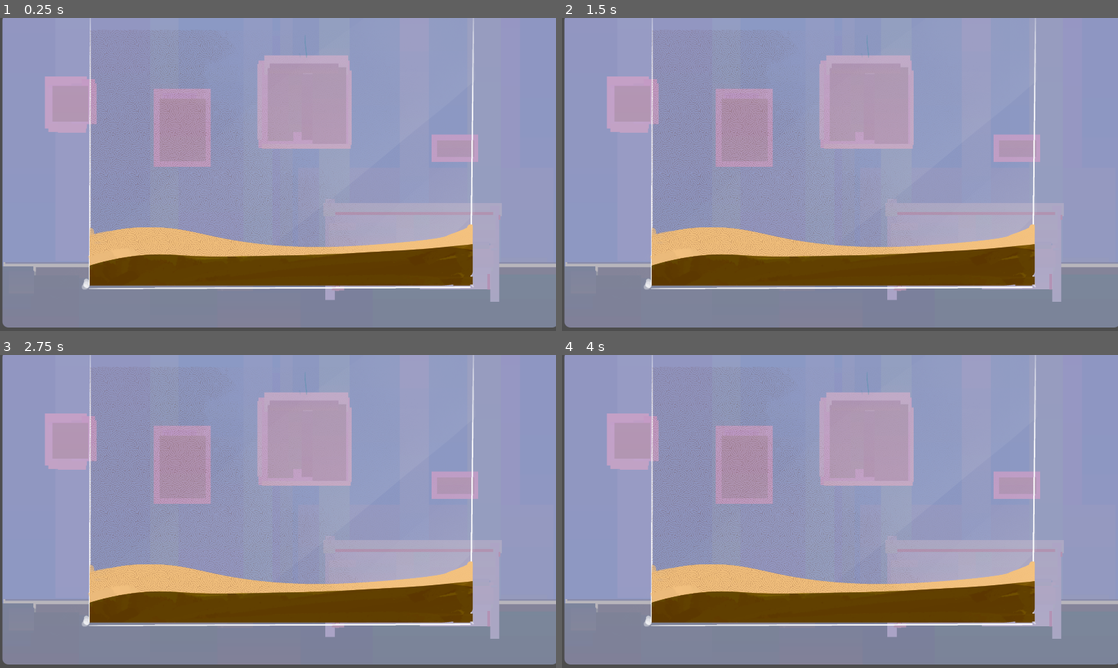
Above: before the commit, frames 1-4 (two rows, left to right).
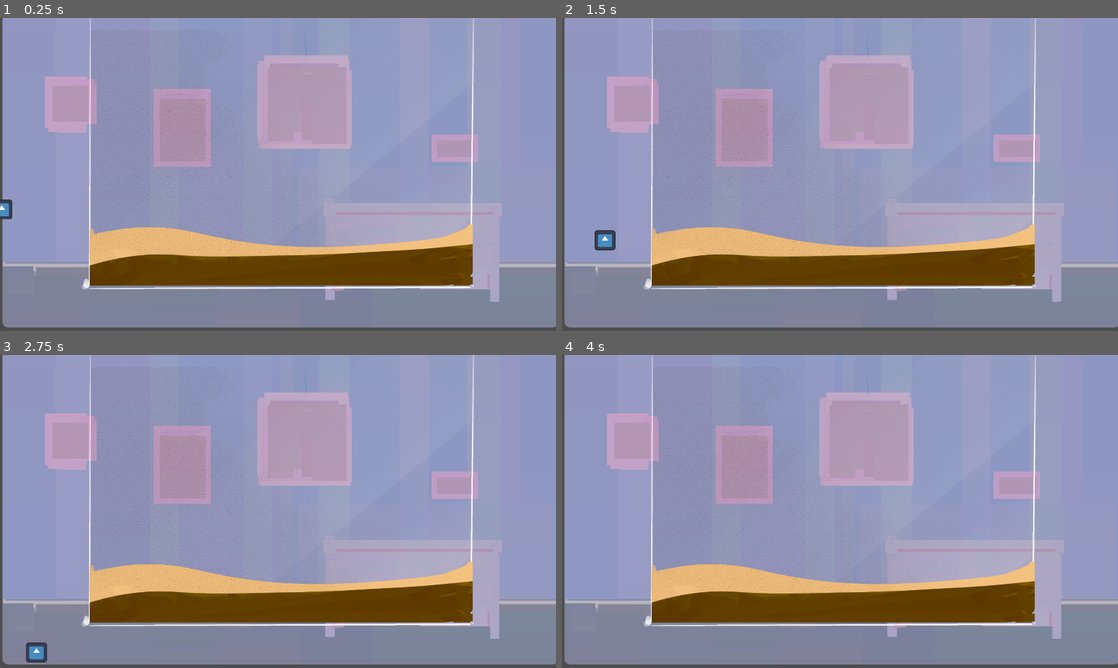
Above: after the commit, the same moments.

Repository: pR1smPrime/BikiniTop25
Game: Godot game, scene res://scenes/levels/level1.tscn
Two runs of this game, one before a commit and one after it. Both use one fixed random seed, a clock stepped at 60 frames per second and the inputs below. This scene is started directly instead of the project's main scene. The engine's default icon, where the game draws it, is replaced by a stand-in: a white triangle on a blue panel in a dark square.
Inputs (mouse positions are in pixels of both pictures, inside the frame that each line leads up to):
- Up to frame 1 (0.25 s): no input
- Up to frame 2 (1.5 s): tap Enter (ui_accept) at 0.5, 0.77 s; move the mouse to (962, 158) at 0.52 s; press the mouse at (962, 158) at 0.53 s; hold Right (ui_right) from 0.53 s (still down); move the mouse to (728, 190) at 1.27 s; release the mouse at (728, 190) at 1.28 s; click (728, 190) at 1.35 s
- Up to frame 3 (2.75 s): tap Enter (ui_accept) at 1.52 s; move the mouse to (333, 442) at 2.02 s; release Right (ui_right) at 2.03 s; press the mouse at (333, 442) at 2.03 s; hold Left (ui_left) from 2.03 s (still down)
- Up to frame 4 (4 s): move the mouse to (812, 574) at 2.77 s; release Left (ui_left) at 2.78 s; release the mouse at (812, 574) at 2.78 s; hold Right (ui_right) from 2.78 s (still down); click (812, 574) at 2.85 s; tap Enter (ui_accept) at 3.02, 3.5, 3.77 s; move the mouse to (1006, 558) at 3.52 s; press the mouse at (1006, 558) at 3.53 s

The runs differ from the first frame. In frame 1, 0.1% of the frame differs, in the area x 0-3%, y 58-65%; in frame 2, 0.2%; in frame 3, 0.2%, in the area x 4-9%, y 91-99%; in frame 4, nothing differs.
Error after the commit: Parse Error: Could not preload resource file "res://scenes/bubble_projectile/bubble.tscn". (res://scenes/bubble_beam/bubble_beamer.gd:5)

Commit message:
fix player dependency

Diff:
--- a/scenes/levels/level1.tscn
+++ b/scenes/levels/level1.tscn
@@ -1,7 +1,7 @@
 [gd_scene load_steps=3 format=3 uid="uid://bf4s865kp8ukp"]
 
 [ext_resource type="PackedScene" uid="uid://bb7t2rtlp7sku" path="res://scenes/levels/groundBase.tscn" id="1_vw74y"]
-[ext_resource type="PackedScene" path="res://player.tscn" id="3_anpl5"]
+[ext_resource type="PackedScene" uid="uid://hph0vdl7puii" path="res://scenes/player/player.tscn" id="3_anpl5"]
 
 [node name="Level1" type="Node2D"]
 
